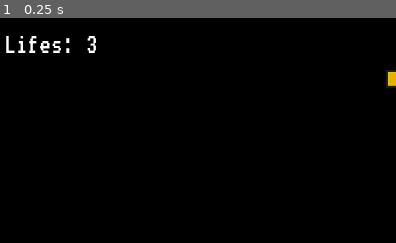
Above: before the commit, frame 1.
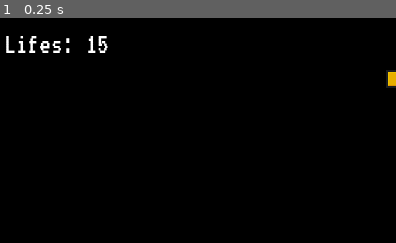
Above: after the commit, the same moment.

Repository: chli10/Brick-Breakers
Game: Godot game, scene res://scenes/main.tscn
Two runs of this game, one before a commit and one after it. Both use one fixed random seed, a clock stepped at 60 frames per second and the inputs below.
Inputs:
- Up to frame 1 (0.25 s): no input
The pictures show only the part of the screen within x 0-50%, y 0-50%; the shares and areas given below are measured in that part.

The runs differ from the first frame. In frame 1, 0.2% of the frame differs, in the area x 21-28%, y 8-16%.

Commit message:
three levels
on pressed now adds  +1 current level

Diff:
--- a/Script/level_definitions.gd
+++ b/Script/level_definitions.gd
@@ -24,7 +24,7 @@
 ]
 
 
-var levels = [level_1, level_2]
+var levels = [level_1, level_2, level_3]
 
 func get_current_level():
 	print(levels[current_level - 1])
--- a/Script/ui.gd
+++ b/Script/ui.gd
@@ -24,5 +24,5 @@
 
 
 func _on_level_won_button_pressed():
-	LevelDefinitions.current_level = 2
+	LevelDefinitions.current_level += 1
 	get_tree().reload_current_scene()
--- a/scenes/ball.gd
+++ b/scenes/ball.gd
@@ -7,7 +7,7 @@
 const VELOCITY_LIMIT = 40
 
 @export var ball_speed = 20
-@export var lifes = 3
+@export var lifes = 15
 @export var death_zone: DeathZone
 @export var ui: UI
 
--- a/scenes/brick.tscn
+++ b/scenes/brick.tscn
@@ -44,7 +44,7 @@
 
 [node name="BrickParticle" type="GPUParticles2D" parent="."]
 visible = false
-amount = 50
+amount = 500
 process_material = SubResource("ParticleProcessMaterial_p3fpk")
 one_shot = true
 explosiveness = 1.0
